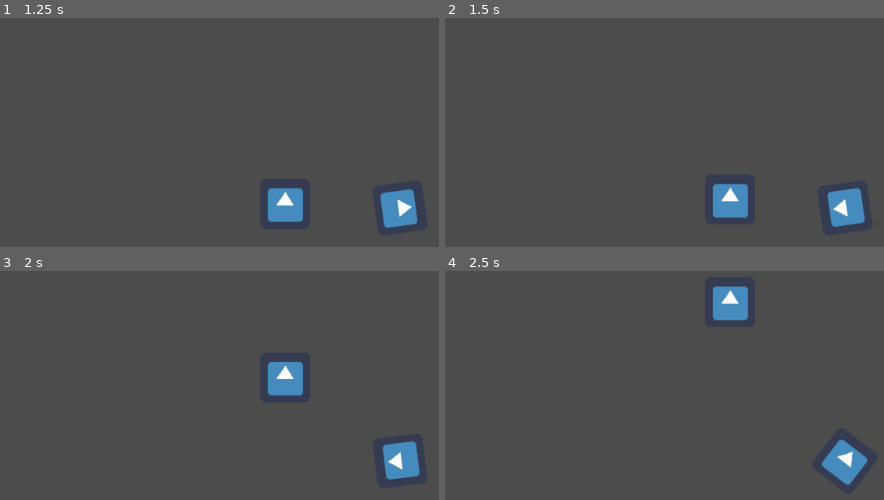
Above: before the commit, frames 1-4 (two rows, left to right).
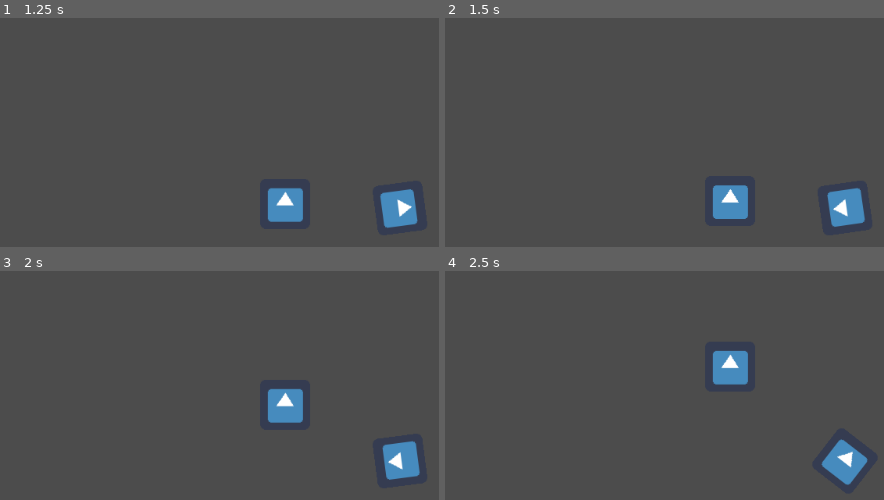
Above: after the commit, the same moments.

Repository: pandapixeluser/crunch-attack
Game: Godot game, scene res://TestScene.tscn
Two runs of this game, one before a commit and one after it. Both use one fixed random seed, a clock stepped at 60 frames per second and the inputs below. The engine's default icon, where the game draws it, is replaced by a stand-in: a white triangle on a blue panel in a dark square.
Inputs (mouse positions are in pixels of both pictures, inside the frame that each line leads up to):
- Up to frame 1 (1.25 s): tap Enter at 0.5 s; move the mouse to (outside the picture) at 0.52 s; hold D (move_right) from 0.53 s (still down); hold Q (quick stop) from 0.53 s (still down)
- Up to frame 2 (1.5 s): tap Space at 1.25 s; move the mouse to (686, 230) at 1.27 s; release D (move_right) at 1.28 s; release Q (quick stop) at 1.28 s; hold S (move_down) from 1.28 s (still down); tap Q (quick stop) at 1.35 s
- Up to frame 3 (2 s): keep holding S (move_down)
- Up to frame 4 (2.5 s): move the mouse to (outside the picture) at 2.02 s; release S (move_down) at 2.03 s; hold D (move_right) from 2.03 s (still down); hold Q (quick stop) from 2.03 s (still down)

Frame 1 is identical in both runs. In frame 2, 0.2% of the frame differs, in the area x 61-70%, y 72-88%; in frame 3, 1.9%; in frame 4, 2.4%, in the area x 61-70%, y 6-50%.

Commit message:
Added Friction

Diff:
--- a/PlayerMovement.gd
+++ b/PlayerMovement.gd
@@ -6,11 +6,11 @@
 var intent = Vector2() #the intended velocity as decided by player
 var velocity_defecit = Vector2(0,0) #difference between velocity and intent
 var true_velocity = Vector2(0,0)  #velocity multiplied by speed
-var friction = 0.1 #IMPORTANT: apply friction to velocity, NOT true_velocity for standardization's sake. If speed is changed friction will increase in proportion with it
+var friction_rate = 0.008 #IMPORTANT: apply friction to velocity, NOT true_velocity for standardization's sake. If speed is changed friction will increase in proportion with it
 var quick_stop_rate = 0.9 #the rate at which quick stop will slow the player
-var velocity_floor = 0.15 #the velocity at which the engine will stop the player automatically
+var velocity_floor = 0.05 #the velocity at which the engine will stop the player automatically
 var mass = 1
-var speed = 700
+var speed = 500
 
 
 #acceleration curve functions
@@ -18,7 +18,6 @@
 	return input
 
 func quick_stop(input): #quick stop, where the player is actively trying to stop their character
-	print ("quick_stop called")
 	if sign(input) == 1: 	#if the player is moving one way, accelerate the other at the defined quick_stop_rate
 		return -quick_stop_rate
 	elif sign(input) == -1:
@@ -27,6 +26,15 @@
 		return 0
 	else:
 		print("ERROR: quick_stop() error")
+func friction(input):
+	if sign(input) == 1: 	#if the player is moving one way, accelerate the other at the defined quick_stop_rate
+		return -friction_rate*input
+	elif sign(input) == -1:
+		return -friction_rate*input
+	elif input == 0:
+		return 0
+	else:
+		print("ERROR: friction() error")
 
 #miscellaneous functions
 func get_inputs(): #find the player's inputs
@@ -56,7 +64,6 @@
 func _physics_process(delta): #final physics processing, called by engine
 	var collision #variable assigned to store collision data
 	get_inputs() #call the get_inputs function
-	velocity = Vector2(true_velocity.x / speed, true_velocity.y / speed) #find velocity based on previous frame's move_and_collide output
 	calculate_acceleration() #call the calculate_acceleration function
 	velocity += acceleration * delta #add acceleration to velocity, accounting for the change in time per frame
 	true_velocity = velocity * speed #multiply velocity by speed to find true_velocity
@@ -64,3 +71,5 @@
 	if collision: #if a collision occurs, bounce off of the collided object, based on that object's 'normal' vector2
 		true_velocity = true_velocity.bounce(collision.normal)
 	rotation = get_global_mouse_position().angle_to_point(position) #rotate to face the mouse
+	velocity = Vector2(true_velocity.x / speed, true_velocity.y / speed) #find velocity based on updated true_velocity data
+	velocity += Vector2(friction(velocity.x),friction(velocity.y)) #decelerate based on friction
